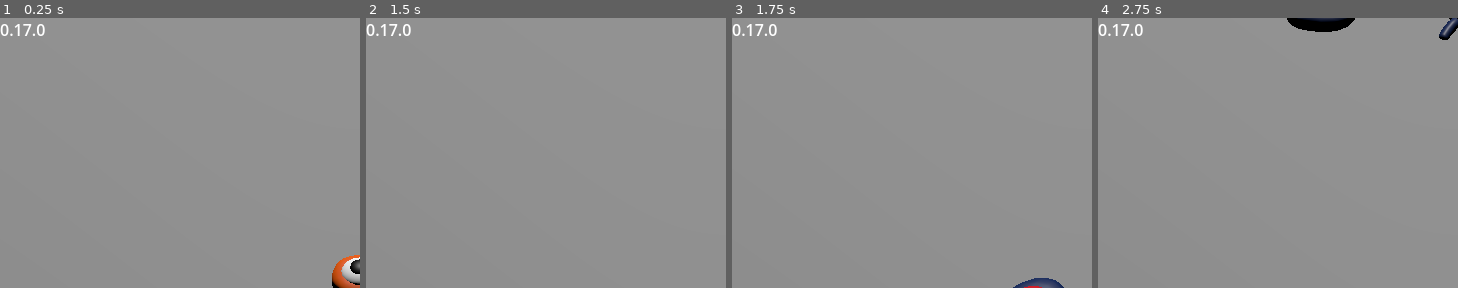
Above: before the commit, frames 1-4 (left to right).
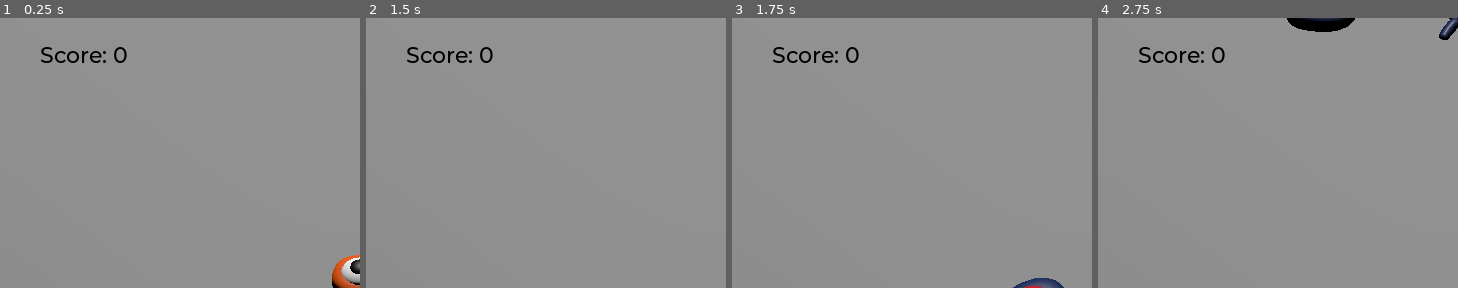
Above: after the commit, the same moments.

Repository: joshuafolkken/squash_the_creeps_start
Game: Godot game, scene res://scenes/main.tscn
Two runs of this game, one before a commit and one after it. Both use one fixed random seed, a clock stepped at 60 frames per second and the inputs below.
Inputs:
- Up to frame 1 (0.25 s): no input
- Up to frame 2 (1.5 s): tap Enter (ui_accept) at 0.5, 1.35 s; hold Right (move_right) 0.53-1.28 s; hold Enter (ui_accept) 0.53-1.28 s; tap Space (jump) at 0.77 s; hold Down (move_back) from 1.28 s (still down)
- Up to frame 3 (1.75 s): keep holding Down (move_back); tap Space (jump) at 1.52 s
- Up to frame 4 (2.75 s): release Down (move_back) at 2.03 s; hold Right (move_right) from 2.03 s (still down); hold Enter (ui_accept) from 2.03 s (still down)
The pictures show only the part of the screen within x 0-50%, y 0-50%; the shares and areas given below are measured in that part.

The runs differ from the first frame. In frame 1, 0.7% of the frame differs, in the area x 0-36%, y 2-17%; in frame 2, 0.7%; in frame 3, 0.7%; in frame 4, 0.7%.

Commit message:
score and replay #38

Diff:
--- a/project.godot
+++ b/project.godot
@@ -11,10 +11,14 @@
 [application]
 
 config/name="Squash the Creeps (3D)"
-config/version="0.17.0"
+config/version="0.18.0"
 run/main_scene="uid://djcdy0d718ei3"
 config/features=PackedStringArray("4.4", "Forward Plus")
 config/icon="res://icon.png"
+
+[autoload]
+
+MusicPlayer="*res://scenes/music_player.tscn"
 
 [debug]
 
@@ -28,6 +32,7 @@
 
 window/size/viewport_width=720
 window/size/viewport_height=540
+window/dpi/allow_hidpi=false
 window/description=""
 
 [editor_plugins]
--- a/scenes/main.tscn
+++ b/scenes/main.tscn
@@ -1,8 +1,10 @@
-[gd_scene load_steps=9 format=3 uid="uid://djcdy0d718ei3"]
+[gd_scene load_steps=12 format=3 uid="uid://djcdy0d718ei3"]
 
 [ext_resource type="Script" uid="uid://bbccn2rr1vgd0" path="res://scripts/main.gd" id="1_o5qli"]
 [ext_resource type="PackedScene" uid="uid://cbds6o144wcdl" path="res://scenes/player.tscn" id="2_0wfyh"]
 [ext_resource type="PackedScene" uid="uid://q8k3twlgwqu6" path="res://scenes/mob.tscn" id="2_sugp2"]
+[ext_resource type="FontFile" uid="uid://cjgqfmr8fapld" path="res://assets/fonts/Montserrat-Medium.ttf" id="4_jyhfs"]
+[ext_resource type="Script" uid="uid://ddefg4121r6m0" path="res://scripts/score_label.gd" id="5_tbgi4"]
 
 [sub_resource type="BoxShape3D" id="BoxShape3D_o5qli"]
 size = Vector3(60, 2, 60)
@@ -24,13 +26,13 @@
 }
 point_count = 4
 
+[sub_resource type="Theme" id="Theme_tbgi4"]
+default_font = ExtResource("4_jyhfs")
+default_font_size = 22
+
 [node name="Main" type="Node"]
 script = ExtResource("1_o5qli")
 mob_scene = ExtResource("2_sugp2")
-
-[node name="VersionLabel" type="Label" parent="."]
-offset_right = 40.0
-offset_bottom = 23.0
 
 [node name="Ground" type="StaticBody3D" parent="."]
 transform = Transform3D(1, 0, 0, 0, 1, 0, 0, 0, 1, 0, -1, 0)
@@ -85,5 +87,47 @@
 wait_time = 0.5
 autostart = true
 
+[node name="UserInterface" type="Control" parent="."]
+layout_mode = 3
+anchors_preset = 15
+anchor_right = 1.0
+anchor_bottom = 1.0
+grow_horizontal = 2
+grow_vertical = 2
+theme = SubResource("Theme_tbgi4")
+
+[node name="ScoreLabel" type="Label" parent="UserInterface"]
+offset_left = 40.0
+offset_top = 23.0
+offset_right = 128.0
+offset_bottom = 51.0
+theme_override_colors/font_color = Color(0, 0, 0, 1)
+text = "Score: 0"
+script = ExtResource("5_tbgi4")
+
+[node name="Retry" type="ColorRect" parent="UserInterface"]
+layout_mode = 1
+anchors_preset = 15
+anchor_right = 1.0
+anchor_bottom = 1.0
+grow_horizontal = 2
+grow_vertical = 2
+color = Color(0, 0, 0, 0.501961)
+
+[node name="Label" type="Label" parent="UserInterface/Retry"]
+layout_mode = 1
+anchors_preset = 8
+anchor_left = 0.5
+anchor_top = 0.5
+anchor_right = 0.5
+anchor_bottom = 0.5
+offset_left = -20.0
+offset_top = -14.0
+offset_right = 20.0
+offset_bottom = 14.0
+grow_horizontal = 2
+grow_vertical = 2
+text = "Press Enter to retry."
+
 [connection signal="hit" from="Player" to="." method="_on_player_hit"]
 [connection signal="timeout" from="MobTimer" to="." method="_on_mob_timer_timeout"]
--- /dev/null
+++ b/scenes/music_player.tscn
@@ -0,0 +1,7 @@
+[gd_scene load_steps=2 format=3 uid="uid://dolrcphpbdey8"]
+
+[ext_resource type="AudioStream" uid="uid://bqm2hi0m8lygr" path="res://assets/art/House In a Forest Loop.ogg" id="1_fvyft"]
+
+[node name="MusicPlayer" type="AudioStreamPlayer"]
+stream = ExtResource("1_fvyft")
+autoplay = true
--- /dev/null
+++ b/scripts/lib/game_constants.gd
@@ -0,0 +1,4 @@
+class_name GameConstants
+extends Node
+
+const GROUP_MOB := "mob"
--- a/scripts/main.gd
+++ b/scripts/main.gd
@@ -1,31 +1,39 @@
 class_name Main
 extends Node
 
+enum GameState {
+	PLAYING,
+	GAME_OVER,
+}
+
 @export var mob_scene: PackedScene
 
-@onready var _version_label: Label = $VersionLabel
+var _current_state := GameState.PLAYING
+
 @onready var _mob_spawn_location: PathFollow3D = $MobSpawnPath/MobSpawnLocation
 @onready var _player: CharacterBody3D = $Player
 @onready var _mob_timer: Timer = $MobTimer
+@onready var _score_label: ScoreLabel = $UserInterface/ScoreLabel
+@onready var _retry: ColorRect = $UserInterface/Retry
 
 
 func _ready() -> void:
-	_version_label.text = ProjectSettings.get_setting("application/config/version")
-
-	_init_test_color_rect()
-
-
-func _init_test_color_rect() -> void:
-	var test_color_rect := ColorRect.new()
-	test_color_rect.name = "test_color_rect"
-	add_child(test_color_rect)
+	_retry.hide()
 
 
 func _spawn_mob() -> void:
+	if not mob_scene:
+		push_error("mob_scene is not available")
+		return
+
 	var mob: Mob = mob_scene.instantiate()
 	_mob_spawn_location.progress_ratio = randf()
 	mob.initialize(_mob_spawn_location.position, _player.position)
 	add_child(mob)
+
+	print("MOB!")
+
+	mob.squashed.connect(_score_label.on_mob_squashed)
 
 
 func _on_mob_timer_timeout() -> void:
@@ -33,4 +41,16 @@
 
 
 func _on_player_hit() -> void:
+	_current_state = GameState.GAME_OVER
 	_mob_timer.stop()
+	_retry.show()
+
+
+func _reset_game() -> void:
+	get_tree().reload_current_scene()
+
+
+func _unhandled_input(event: InputEvent) -> void:
+	if event.is_action_pressed("ui_accept"):
+		if _current_state == GameState.GAME_OVER:
+			_reset_game()
--- a/scripts/mob.gd
+++ b/scripts/mob.gd
@@ -4,11 +4,16 @@
 signal squashed
 
 const DIRECTION_RANDOM_ANGLE := PI / 4
-const MIN_SPEED_RANGE := 1
-const MAX_SPEED_RANGE := 50
 
-@export_range(MIN_SPEED_RANGE, MAX_SPEED_RANGE) var min_speed := 10
-@export_range(MIN_SPEED_RANGE, MAX_SPEED_RANGE) var max_speed := 18
+const SPEED_LIMITS = {
+	MIN = 1,
+	MAX = 50,
+	DEFAULT_MIN = 10,
+	DEFAULT_MAX = 18,
+}
+
+@export_range(SPEED_LIMITS.MIN, SPEED_LIMITS.MAX) var min_speed := SPEED_LIMITS.DEFAULT_MIN
+@export_range(SPEED_LIMITS.MIN, SPEED_LIMITS.MAX) var max_speed := SPEED_LIMITS.DEFAULT_MAX
 
 
 func _physics_process(_delta: float) -> void:
--- a/scripts/player.gd
+++ b/scripts/player.gd
@@ -2,8 +2,7 @@
 
 signal hit
 
-const STOMP_NORMAL_THRESHOLD := 0.1
-const MOB_GROUP := "mob"
+const THRESHOLD_STOMP_NORMAL := 0.1
 
 @export var speed := 14.0
 @export var fall_acceleration := 75.0
@@ -66,29 +65,22 @@
 		var collision := get_slide_collision(index)
 		var collider: Node = collision.get_collider()
 
-		result = _handle_collision(result, collider, collision)
+		if _is_stomping_mob(collider, collision):
+			result = _bounce_on_mob(result, collider as Mob)
 
 	return result
 
 
-func _handle_collision(
-	current_velocity: Vector3, collider: Node, collision: KinematicCollision3D
-) -> Vector3:
-	if not _is_mob_collision(collider):
-		return current_velocity
-
-	if not _is_stomp_collision(collision):
-		return current_velocity
-
-	return _bounce_on_mob(current_velocity, collider as Mob)
+func _is_stomping_mob(collider: Node, collision: KinematicCollision3D) -> bool:
+	return _is_mob_collision(collider) and _is_stomp_collision(collision)
 
 
 func _is_mob_collision(collider: Node) -> bool:
-	return collider is Mob and collider.is_in_group(MOB_GROUP)
+	return collider is Mob and collider.is_in_group(GameConstants.GROUP_MOB)
 
 
 func _is_stomp_collision(collision: KinematicCollision3D) -> bool:
-	return Vector3.UP.dot(collision.get_normal()) > STOMP_NORMAL_THRESHOLD
+	return Vector3.UP.dot(collision.get_normal()) > THRESHOLD_STOMP_NORMAL
 
 
 func _bounce_on_mob(current_velocity: Vector3, mob: Mob) -> Vector3:
--- /dev/null
+++ b/scripts/score_label.gd
@@ -0,0 +1,9 @@
+class_name ScoreLabel
+extends Label
+
+var score := 0
+
+
+func on_mob_squashed() -> void:
+	score += 1
+	text = "Score: %s" % score
--- a/tests/example_test.gd
+++ /dev/null
@@ -1,19 +0,0 @@
-extends GdUnitTestSuite
-
-const MAIN_SCENE_PATH := "res://scenes/main.tscn"
-
-var _runner: GdUnitSceneRunner
-
-
-func before_test() -> void:
-	_runner = scene_runner(MAIN_SCENE_PATH)
-
-
-func test_example() -> void:
-	var color_rect: ColorRect = _runner.find_child("test_color_rect")
-	assert_object(color_rect.color).is_equal(Color.WHITE)
-
-
-func test_version_label() -> void:
-	var version_label: Label = _runner.find_child("VersionLabel")
-	assert_str(version_label.text).is_not_null()
Not shown, added: scripts/lib/game_constants.gd.uid
Not shown, added: scripts/score_label.gd.uid
Not shown, removed: tests/example_test.gd.uid
